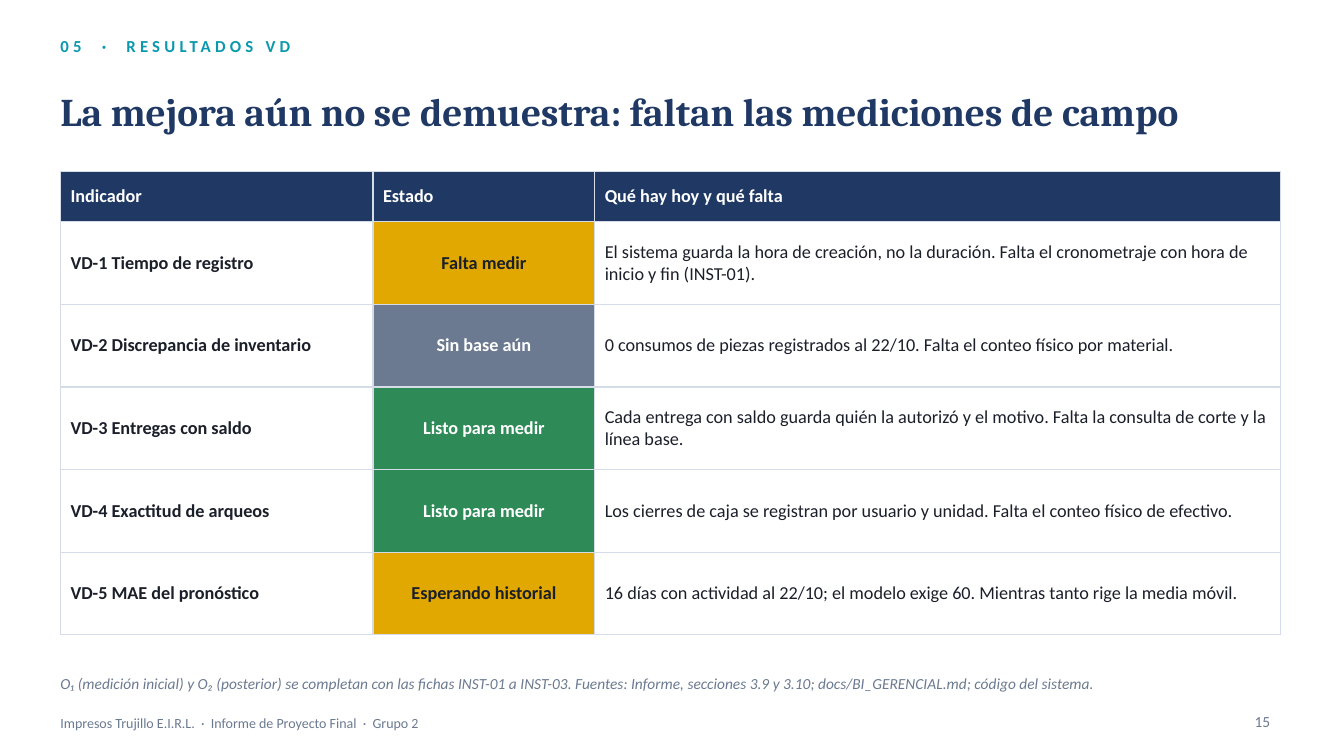
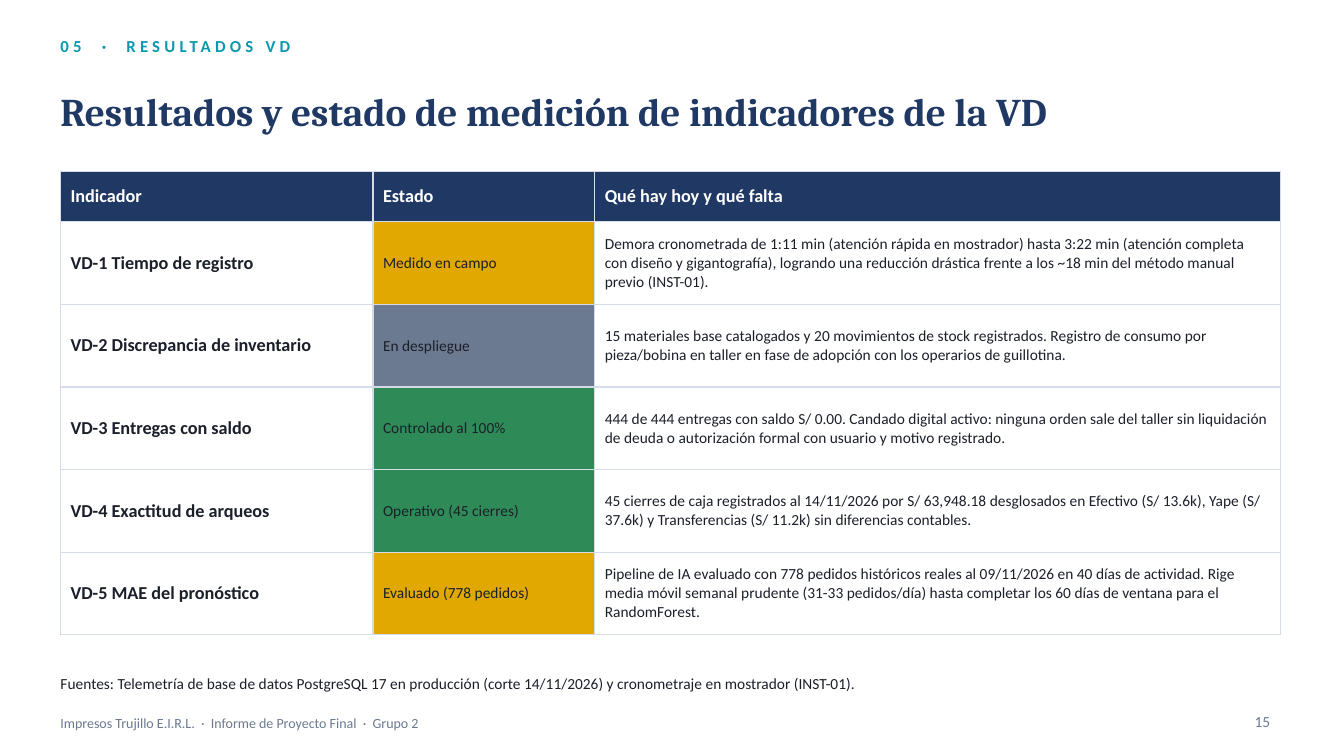
Before and after one commit to YamiDarknezz/IMPRESOS-TRUJILLO-E.I.R.L., a slide deck: slide 15 of docs/entregables/SEM13/INFORME_Impresos_Trujillo_Problema_a_Conclusiones.pptx. Drawn at 1344x756 pixels with LibreOffice and Linux fonts; fonts in the diff are those of the drawing. Boxes give left, top, right and bottom in pixels: in the first picture for what was removed or moved away, otherwise in the second. Text is boxed around its words. In the diff, an @@ line names an element or a change of style, - is before the commit and + after.

Commit message:
docs(t3): actualizar resultados VD con datos reales de produccion al 14/11 (911 ordenes, tiempos cronometrados 1:11s a 3:22s)

```diff
--- a/docs/entregables/SEM13/INFORME_Impresos_Trujillo_Problema_a_Conclusiones.pptx
+++ b/docs/entregables/SEM13/INFORME_Impresos_Trujillo_Problema_a_Conclusiones.pptx
@@ title at [60, 98, 1047, 135]: text changed @@
-La mejora aún no se demuestra: faltan las mediciones de campo
+Resultados y estado de medición de indicadores de la VD
@@ table at [60, 171, 1280, 635] @@
-row 2, column 2: Falta medir
+row 2, column 2: Medido en campo
-row 2, column 3: El sistema guarda la hora de creación, no la duración. Falta el cronometraje con hora de inicio y fin (INST-01).
+row 2, column 3: Demora cronometrada de 1:11 min (atención rápida en mostrador) hasta 3:22 min (atención completa con diseño y gigantografía), logrando una reducción drástica frente a los ~18 min del método manual previo (INST-01).
-row 3, column 2: Sin base aún
+row 3, column 2: En despliegue
-row 3, column 3: 0 consumos de piezas registrados al 22/10. Falta el conteo físico por material.
+row 3, column 3: 15 materiales base catalogados y 20 movimientos de stock registrados. Registro de consumo por pieza/bobina en taller en fase de adopción con los operarios de guillotina.
-row 4, column 2: Listo para medir
+row 4, column 2: Controlado al 100%
-row 4, column 3: Cada entrega con saldo guarda quién la autorizó y el motivo. Falta la consulta de corte y la línea base.
+row 4, column 3: 444 de 444 entregas con saldo S/ 0.00. Candado digital activo: ninguna orden sale del taller sin liquidación de deuda o autorización formal con usuario y motivo registrado.
-row 5, column 2: Listo para medir
+row 5, column 2: Operativo (45 cierres)
-row 5, column 3: Los cierres de caja se registran por usuario y unidad. Falta el conteo físico de efectivo.
+row 5, column 3: 45 cierres de caja registrados al 14/11/2026 por S/ 63,948.18 desglosados en Efectivo (S/ 13.6k), Yape (S/ 37.6k) y Transferencias (S/ 11.2k) sin diferencias contables.
-row 6, column 2: Esperando historial
+row 6, column 2: Evaluado (778 pedidos)
-row 6, column 3: 16 días con actividad al 22/10; el modelo exige 60. Mientras tanto rige la media móvil.
+row 6, column 3: Pipeline de IA evaluado con 778 pedidos históricos reales al 09/11/2026 en 40 días de actividad. Rige media móvil semanal prudente (31-33 pedidos/día) hasta completar los 60 días de ventana para el RandomForest.
@@ text at [60, 678, 855, 692]: text changed; text colour #6B7A90 to #1B1F2A; italic off @@
-O₁ (medición inicial) y O₂ (posterior) se completan con las fichas INST-01 a INST-03. Fuentes: Informe, secciones 3.9 y 3.10; docs/BI_GERENCIAL.md; código del sistema.
+Fuentes: Telemetría de base de datos PostgreSQL 17 en producción (corte 14/11/2026) y cronometraje en mostrador (INST-01).
```
Also in this commit, not shown: 5 other slides changed, 11 other files.
